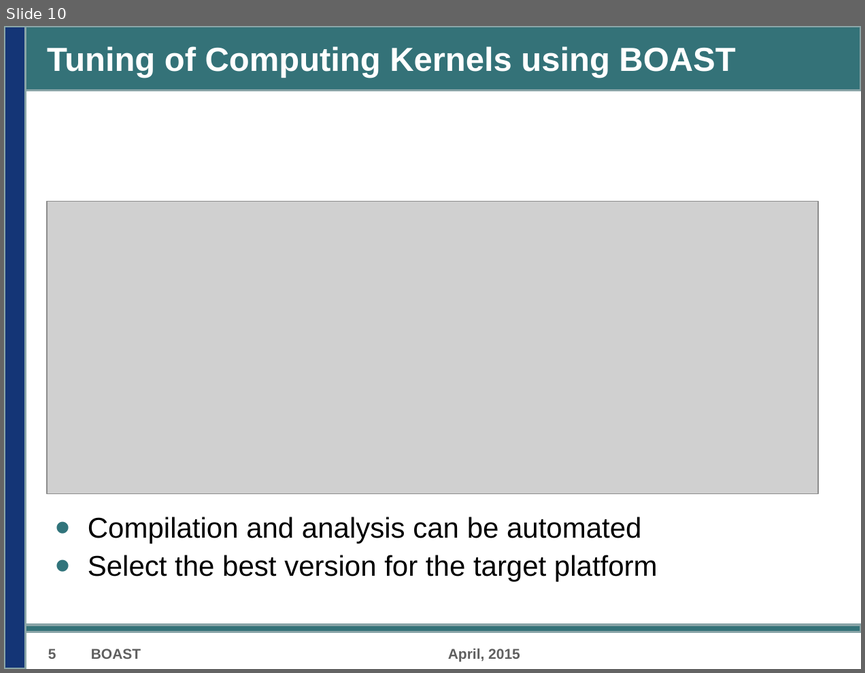
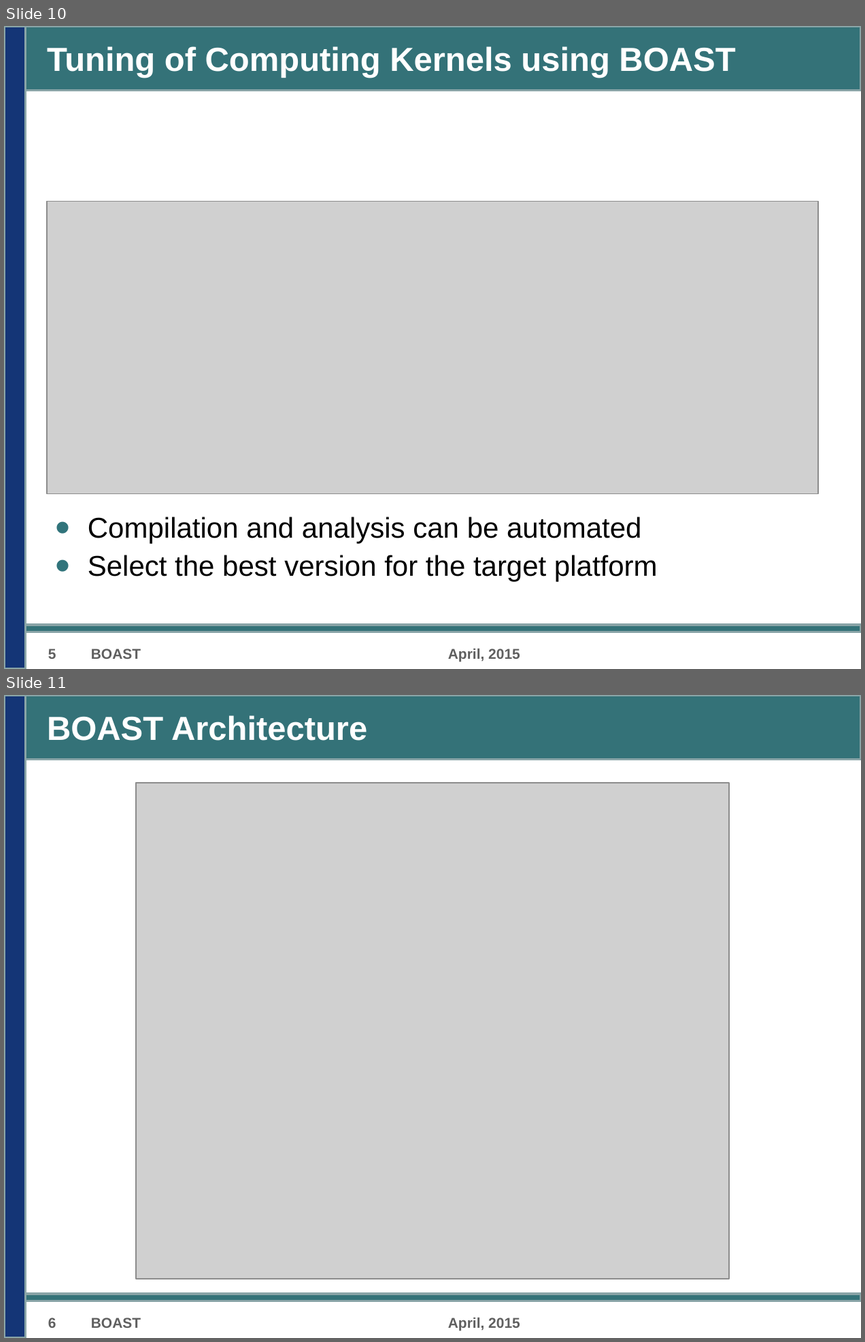
Before and after one commit to Nanosim-LIG/boast-lig, a slide deck: Paper/D5.5/D5.5.odp. Shown one above the other, each under a label of ours: slide 10 before the commit, slides 10 and 11 after it. The pictures are 865x673 and 865x1342 pixels, drawn with LibreOffice and Linux fonts; fonts in the diff are those of the drawing; grey boxes stand for pictures; background and template pictures are left out. Boxes give left, top, right and bottom in pixels: in the first picture for what was removed or moved away, otherwise in the second. Text is boxed around its words. In the diff, an @@ line names an element or a change of style, - is before the commit and + after.

```diff
--- a/Paper/D5.5/D5.5.odp
+++ b/Paper/D5.5/D5.5.odp
@@ slide 11 added at bbox=[4, 695, 861, 1338], background #FFFFFF; not listed: 3 template elements that a slide beside it also shows @@
@@ title added at bbox=[47, 715, 367, 741], 28 pt, text #FFFFFF, bold @@
+BOAST Architecture
@@ picture added at bbox=[136, 783, 729, 1278] @@
@@ text added at bbox=[48, 1317, 56, 1327], 12 pt, text #5F5F5F, bold @@
+6
@@ text added at bbox=[91, 1317, 141, 1327], 12 pt, text #5F5F5F, bold @@
+BOAST
@@ text added at bbox=[448, 1317, 520, 1331], 12 pt, text #5F5F5F, bold @@
+April, 2015
```
Also in this commit, not shown: 1 slide changed, 2 other slides added.
